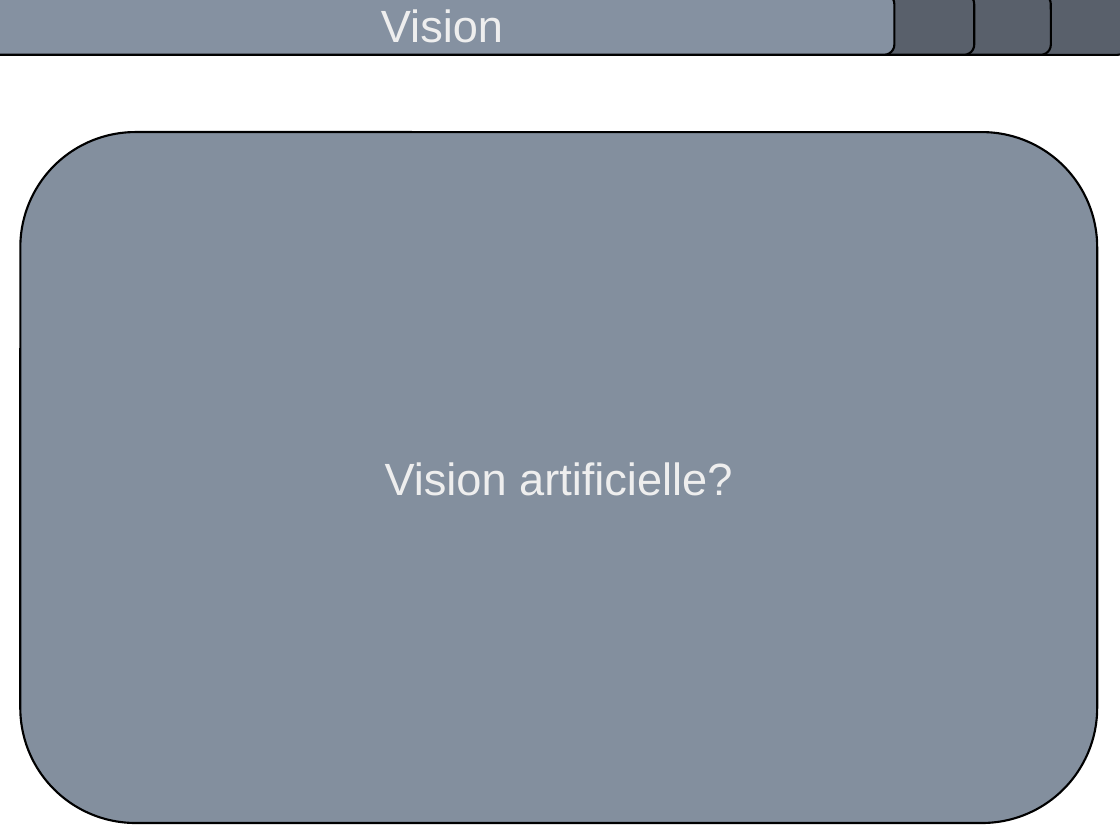
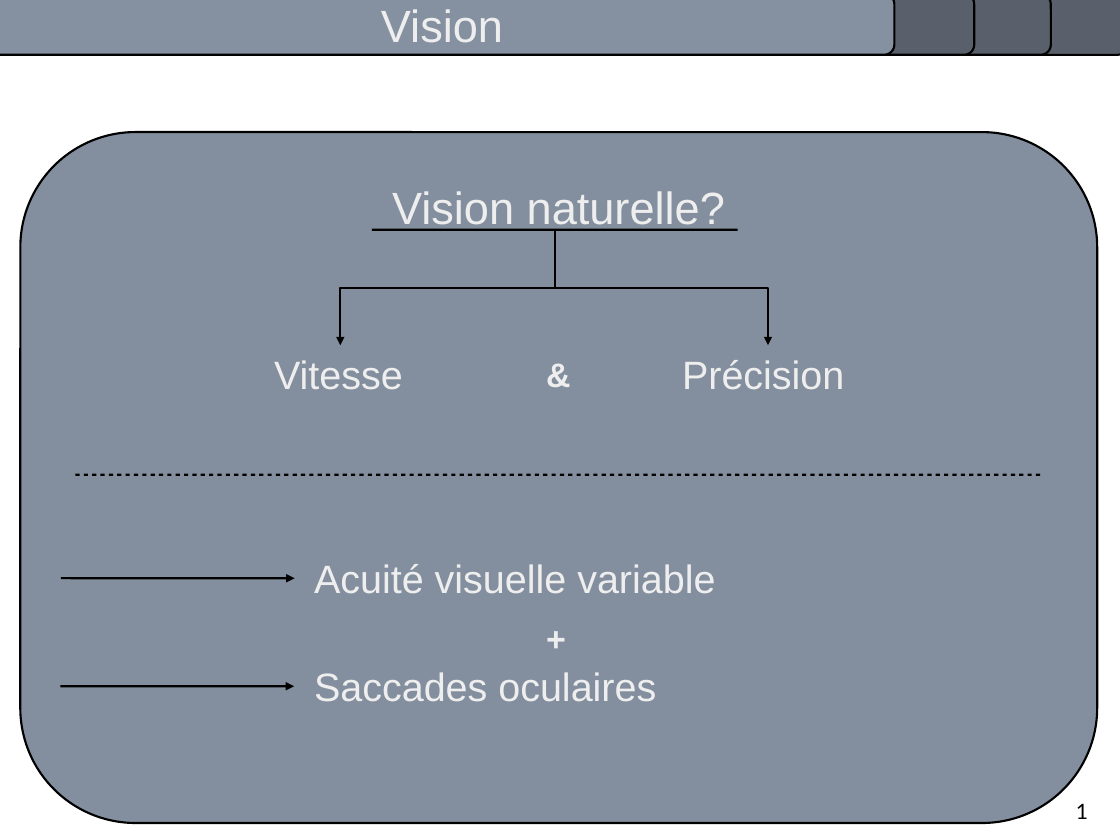
Before and after one commit to pierrealbiges/ActiveVision, a slide deck: slide 3 of LabBooks/Pres_orale.odp. Drawn at 1120x840 pixels with LibreOffice and Linux fonts; fonts in the diff are those of the drawing. Boxes give left, top, right and bottom in pixels: in the first picture for what was removed or moved away, otherwise in the second. Text is boxed around its words. In the diff, an @@ line names an element or a change of style, - is before the commit and + after.

```diff
--- a/LabBooks/Pres_orale.odp
+++ b/LabBooks/Pres_orale.odp
@@ text in rounded rectangle at bbox=[392, 191, 725, 233]: text changed @@
-Vision artificielle?
+Vision naturelle?
@@ elbow arrow added from (555, 230) to (340, 346), #000000 1.5 pt @@
@@ line added from (372, 230) to (738, 230), #000000 1.5 pt @@
@@ elbow arrow added from (555, 230) to (768, 346), #000000 1.5 pt @@
@@ text added at bbox=[537, 350, 584, 421], 24 pt, text #EEEEEE, bold @@
+&
@@ text added at bbox=[274, 360, 403, 389], 28 pt, text #EEEEEE @@
+Vitesse
@@ text added at bbox=[682, 360, 844, 389], 28 pt, text #EEEEEE @@
+Précision
@@ line added from (75, 475) to (1041, 475), #000000 1.5 pt @@
@@ text added at bbox=[314, 564, 715, 593], 28 pt, text #EEEEEE @@
+Acuité visuelle variable
@@ arrow added from (61, 578) to (295, 578), #000000 1.5 pt @@
@@ text added at bbox=[537, 613, 584, 684], 24 pt, text #EEEEEE, bold @@
++
@@ arrow added from (60, 686) to (294, 686), #000000 1.5 pt @@
@@ text added at bbox=[314, 672, 656, 701], 28 pt, text #EEEEEE @@
+Saccades oculaires
@@ text added at bbox=[1076, 803, 1088, 819], 15 pt, text #000000 @@
+1
```
Also in this commit, not shown: 8 other slides changed, 2 slides added, 1 other file.
